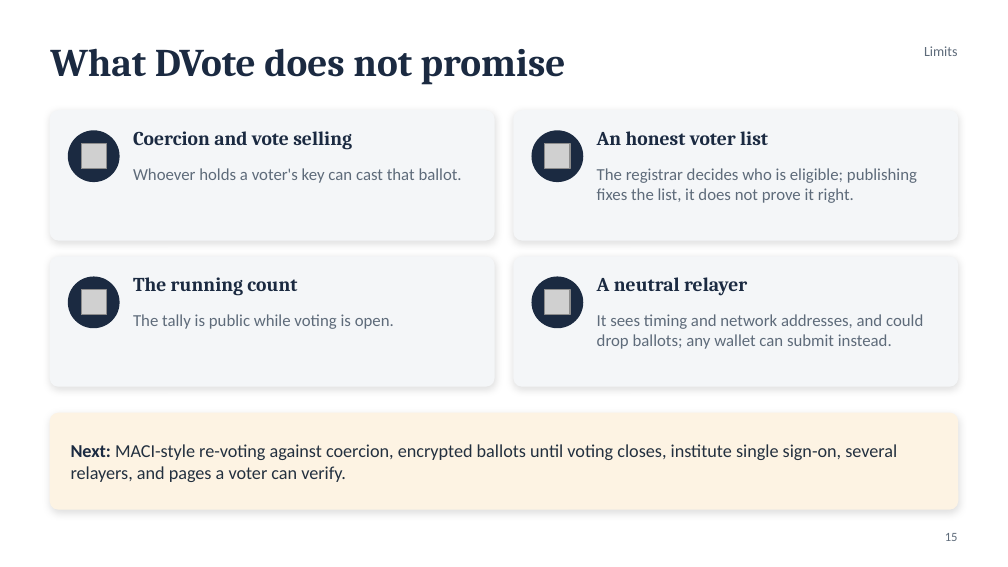
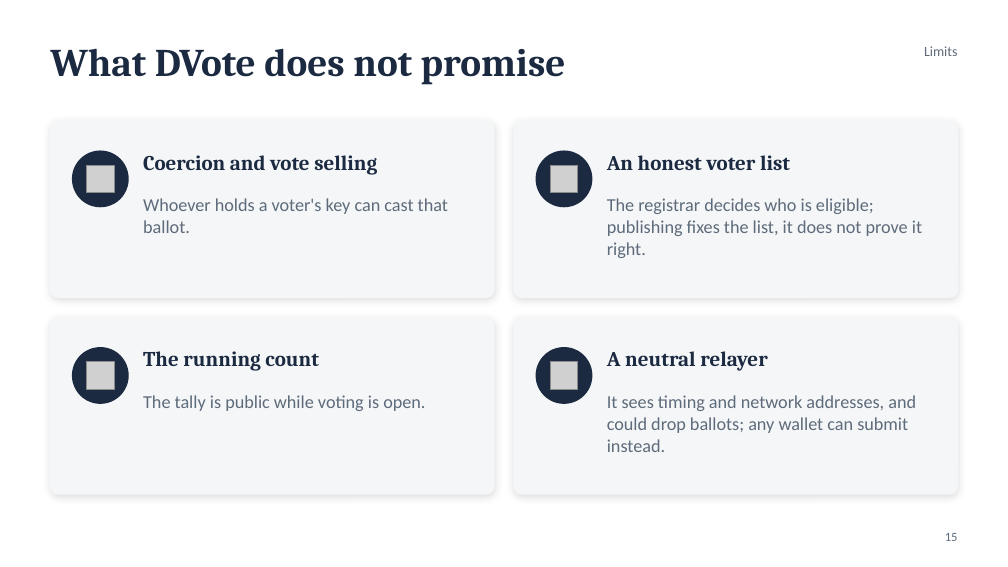
Before and after one commit to Chaitanya-Keyal/decentralized-voting-system, a slide deck: slide 15 of reports/eval2-slides.pptx. Drawn at 1008x567 pixels with LibreOffice and Linux fonts; fonts in the diff are those of the drawing; grey boxes stand for pictures. Boxes give left, top, right and bottom in pixels: in the first picture for what was removed or moved away, otherwise in the second. Text is boxed around its words. In the diff, an @@ line names an element or a change of style, - is before the commit and + after.

```diff
--- a/reports/eval2-slides.pptx
+++ b/reports/eval2-slides.pptx
@@ rounded rectangle resized from (x1=50, y1=111, x2=494, y2=240) to (x1=50, y1=121, x2=494, y2=297) @@
@@ text "Coercion and vote selling" moved from (x1=133, y1=131, x2=352, y2=150) to (x1=143, y1=155, x2=377, y2=175) @@
@@ rounded rectangle resized from (x1=514, y1=111, x2=958, y2=240) to (x1=514, y1=121, x2=958, y2=297) @@
@@ text "An honest voter list" moved from (x1=597, y1=131, x2=768, y2=145) to (x1=607, y1=155, x2=790, y2=170) @@
@@ ellipse resized from (x1=69, y1=131, x2=119, y2=181) to (x1=73, y1=151, x2=128, y2=207) @@
@@ picture resized from (x1=82, y1=144, x2=107, y2=169) to (x1=87, y1=165, x2=115, y2=194) @@
@@ ellipse resized from (x1=532, y1=131, x2=583, y2=181) to (x1=536, y1=151, x2=592, y2=207) @@
@@ picture resized from (x1=545, y1=144, x2=571, y2=169) to (x1=550, y1=165, x2=579, y2=194) @@
@@ text "Whoever holds a voter's key ..." moved from (x1=133, y1=168, x2=462, y2=183) to (x1=143, y1=198, x2=448, y2=233) @@
@@ text "The registrar decides who is ..." moved from (x1=597, y1=168, x2=917, y2=203) to (x1=607, y1=198, x2=922, y2=258) @@
@@ rounded rectangle resized from (x1=50, y1=257, x2=494, y2=386) to (x1=50, y1=318, x2=494, y2=494) @@
@@ proportions changed in 4 elements at (x1=50, y1=121, x2=494, y2=297), (x1=514, y1=121, x2=958, y2=297), (x1=50, y1=318, x2=494, y2=494), (x1=514, y1=318, x2=958, y2=494) @@
@@ rounded rectangle resized from (x1=514, y1=257, x2=958, y2=386) to (x1=514, y1=318, x2=958, y2=494) @@
@@ ellipse resized from (x1=69, y1=277, x2=119, y2=328) to (x1=73, y1=348, x2=128, y2=403) @@
@@ text "The running count" moved from (x1=133, y1=277, x2=297, y2=296) to (x1=143, y1=351, x2=319, y2=371) @@
@@ ellipse resized from (x1=532, y1=277, x2=583, y2=328) to (x1=536, y1=348, x2=592, y2=403) @@
@@ size 14 to 15 pt in 4 elements at (x1=143, y1=155, x2=377, y2=175), (x1=607, y1=155, x2=790, y2=170), (x1=143, y1=351, x2=319, y2=371), (x1=607, y1=351, x2=767, y2=371) @@
@@ text "A neutral relayer" moved from (x1=597, y1=277, x2=747, y2=296) to (x1=607, y1=351, x2=767, y2=371) @@
@@ picture moved from (x1=82, y1=290, x2=107, y2=316) to (x1=87, y1=362, x2=115, y2=390) @@
@@ picture moved from (x1=545, y1=290, x2=571, y2=316) to (x1=550, y1=362, x2=579, y2=390) @@
@@ rounded rectangle removed at (x1=50, y1=413, x2=958, y2=509) @@
@@ text "The tally is public while ..." moved from (x1=133, y1=314, x2=394, y2=329) to (x1=143, y1=395, x2=425, y2=411) @@
@@ size 12 to 13 pt in 4 elements at (x1=143, y1=198, x2=448, y2=233), (x1=607, y1=198, x2=922, y2=258), (x1=143, y1=395, x2=425, y2=411), (x1=607, y1=395, x2=916, y2=452) @@
@@ text "It sees timing and network ..." moved from (x1=597, y1=314, x2=923, y2=349) to (x1=607, y1=395, x2=916, y2=452) @@
@@ text removed at (x1=71, y1=444, x2=897, y2=482) @@
-Next: MACI-style re-voting against coercion, encrypted ballots until voting closes, institute single sign-on, several relayers, and pages a voter can verify.
```
Also in this commit, not shown: 4 other slides changed, 1 slide removed, 5 other files.
